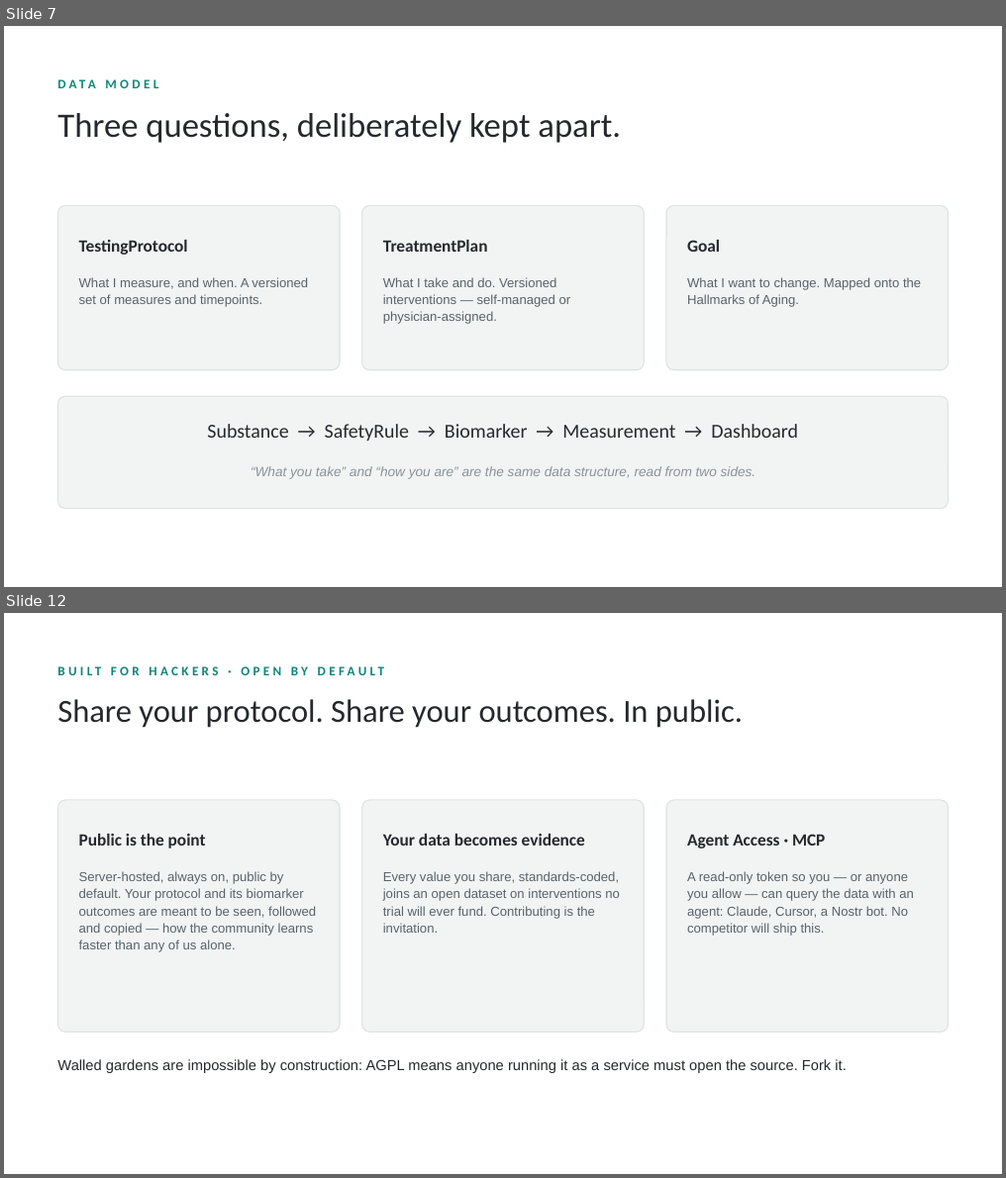
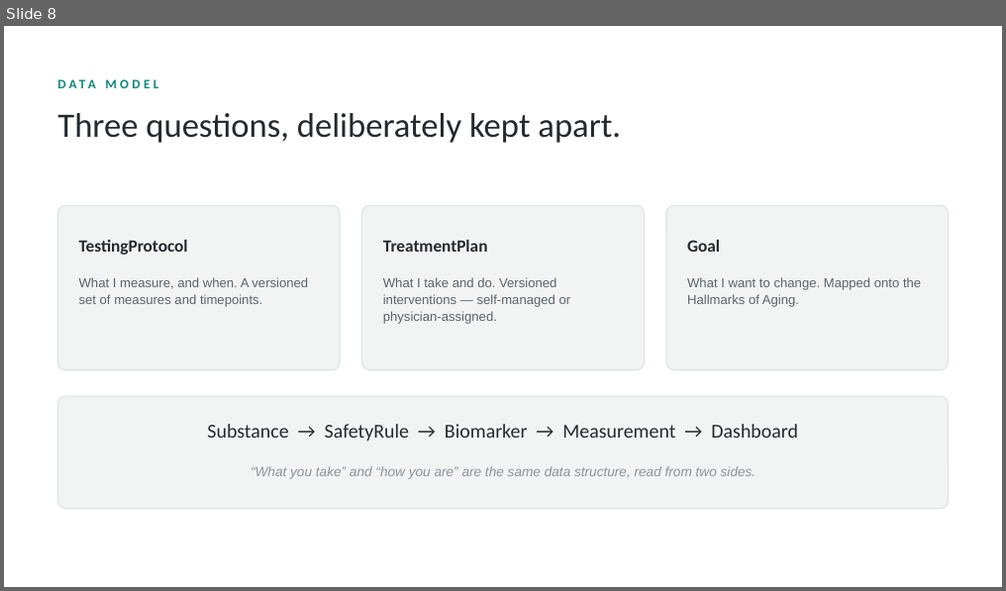
Before and after one commit to hackingbiology/biohackit, a slide deck: docs/presentation/biohackit-deck.pptx. Shown one above the other, each under a label of ours: slides 7 and 12 before the commit, slide 8 after it; the slides between them are not shown. The pictures are 1006x1178 and 1006x591 pixels, drawn with LibreOffice and Linux fonts; fonts in the diff are those of the drawing. Boxes give left, top, right and bottom in pixels: in the first picture for what was removed or moved away, otherwise in the second. Text is boxed around its words. In the diff, an @@ line names an element or a change of style, - is before the commit and + after.

```diff
--- a/docs/presentation/biohackit-deck.pptx
+++ b/docs/presentation/biohackit-deck.pptx
@@ slide 12 removed at (4,613,1002,1174), background #FFFFFF @@
@@ text removed at (291,666,308,675) @@
-BUILT FOR HACKERS · OPEN BY DEFAULT
@@ text removed at (57,699,743,728) @@
-Share your protocol. Share your outcomes. In public.
@@ rounded rectangle removed at (57,800,340,1032) @@
@@ rounded rectangle removed at (361,800,644,1032) @@
@@ rounded rectangle removed at (666,800,948,1032) @@
@@ text removed at (79,834,206,849) @@
-Public is the point
@@ text removed at (383,834,585,846) @@
-Your data becomes evidence
@@ text removed at (687,834,825,849) @@
-Agent Access · MCP
@@ text removed at (79,871,316,953) @@
-Server-hosted, always on, public by default. Your protocol and its biomarker outcomes are meant to be seen, followed and copied — how the community learns faster than any of us alone.
@@ text removed at (383,871,620,933) @@
-Every value you share, standards-coded, joins an open dataset on interventions no trial will ever fund. Contributing is the invitation.
@@ text removed at (687,871,914,936) @@
-A read-only token so you — or anyone you allow — can query the data with an agent: Claude, Cursor, a Nostr bot. No competitor will ship this.
@@ text removed at (57,1059,846,1073) @@
-Walled gardens are impossible by construction: AGPL means anyone running it as a service must open the source. Fork it.
@@ what was slide 7 is now slide 8 @@
```
Also in this commit, not shown: 8 slides changed, 6 slides added, 4 other slides removed, 1 other file.
